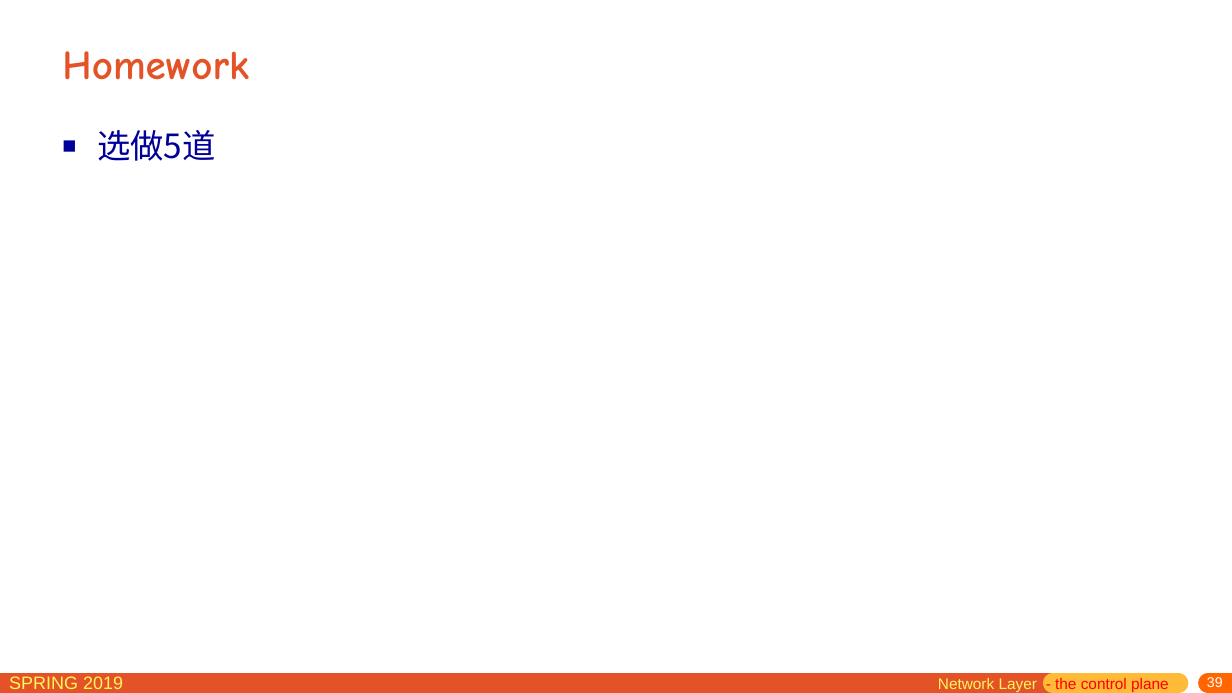
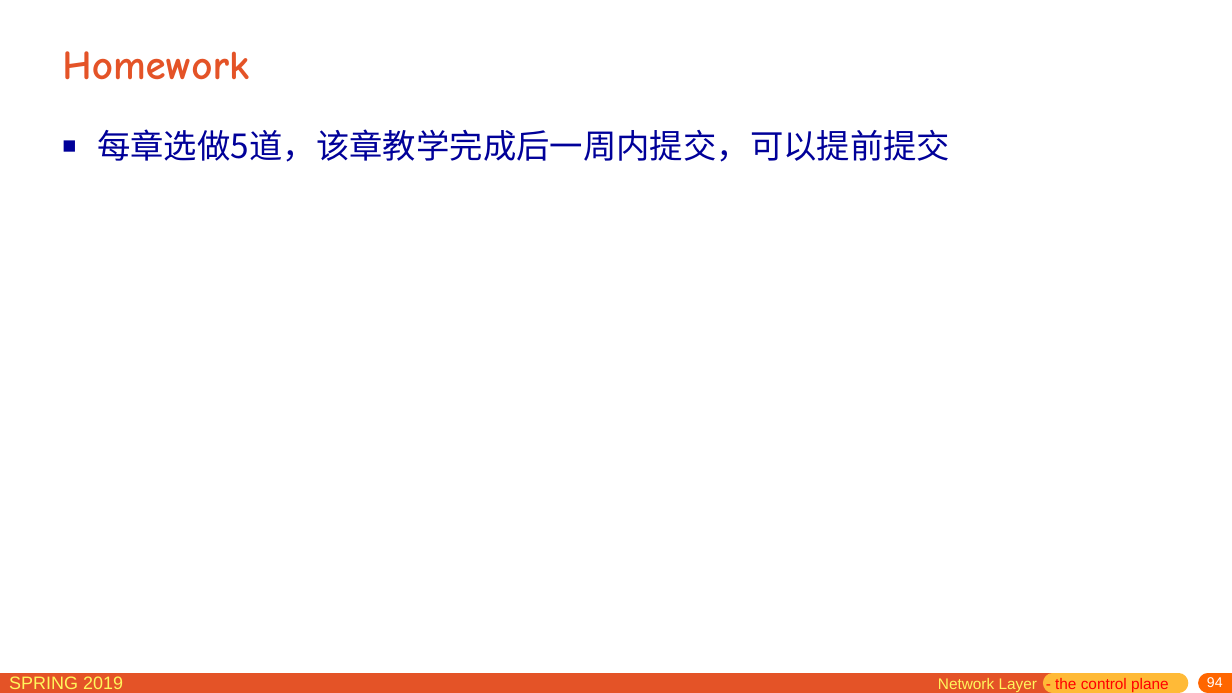
Before and after one commit to jichenghu/PPT_networkDistributed, a slide deck: slide 94 of chapter5.pptx (slide 39 before the commit). Drawn at 1232x693 pixels with LibreOffice and Linux fonts; fonts in the diff are those of the drawing. Boxes give left, top, right and bottom in pixels: in the first picture for what was removed or moved away, otherwise in the second. Text is boxed around its words. In the diff, an @@ line names an element or a change of style, - is before the commit and + after.

```diff
--- a/chapter5.pptx
+++ b/chapter5.pptx
@@ text at [97,129,950,162]: text changed @@
-■ 选做5道
+■ 每章选做5道，该章教学完成后一周内提交，可以提前提交
@@ page number at [1207,677,1223,687]: text changed @@
-39
+94
```
Also in this commit, not shown: 5 other slides changed, 55 slides added, 1 other file.
